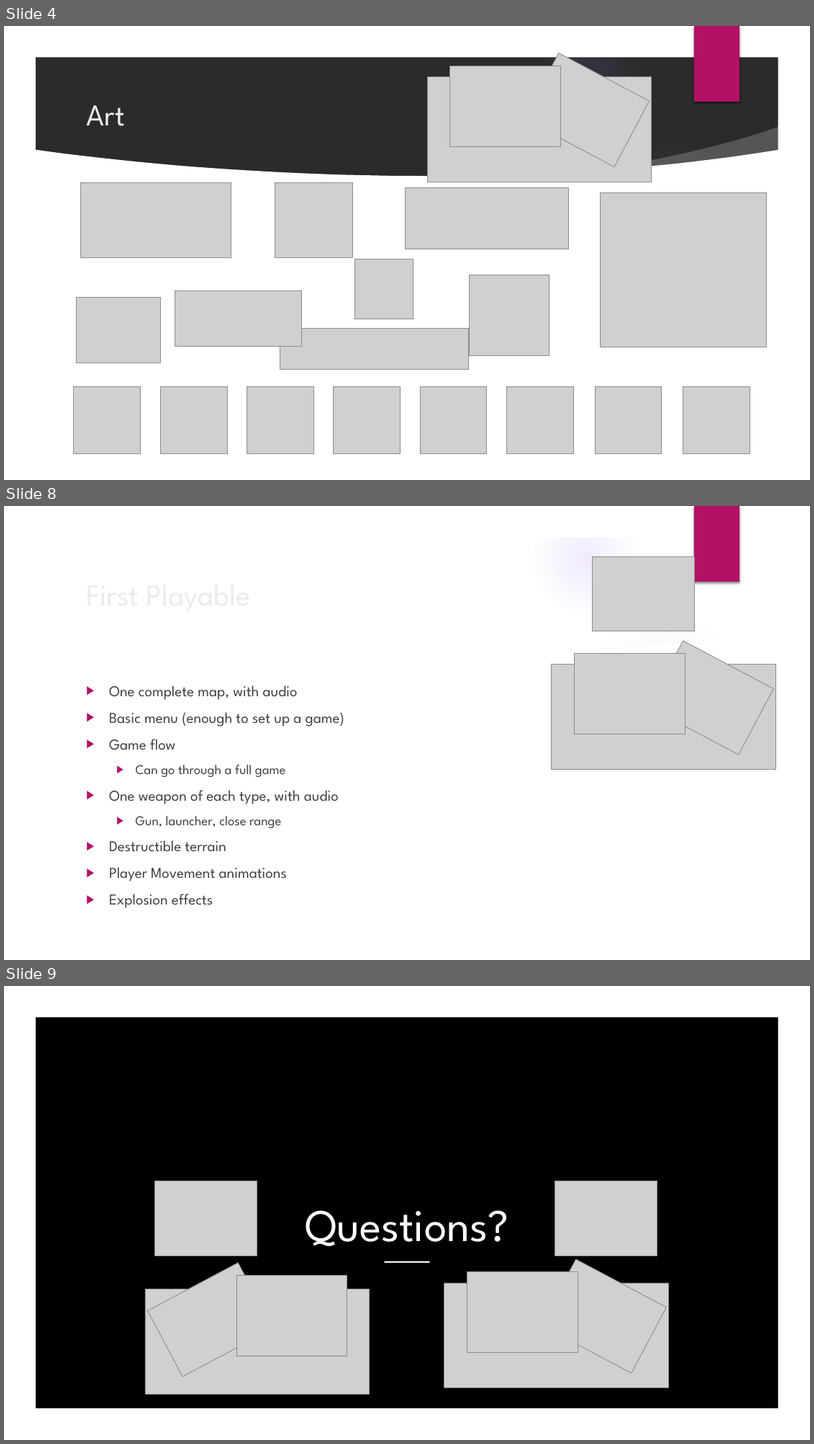
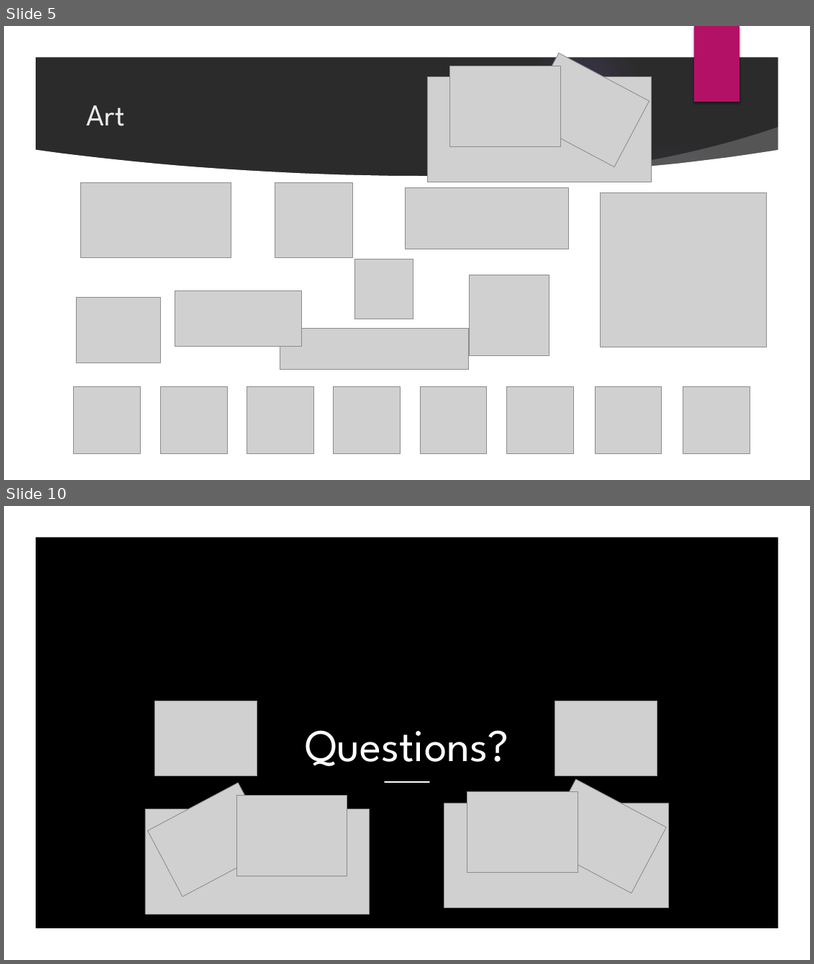
Before and after one commit to trevinofernando/2D-Tactical-Game, a slide deck: Game Proposal.pptx. Shown one above the other, each under a label of ours: slides 4, 8 and 9 before the commit, slides 5 and 10 after it; the slides between them are not shown. The pictures are 814x1444 and 814x964 pixels, drawn with LibreOffice and Linux fonts; fonts in the diff are those of the drawing; grey boxes stand for pictures; background and template pictures are left out; a plain dark background stands for a picture behind light text. Boxes give left, top, right and bottom in pixels: in the first picture for what was removed or moved away, otherwise in the second. Text is boxed around its words. In the diff, an @@ line names an element or a change of style, - is before the commit and + after.

Commit message:
Updates to Game Proposal slides

```diff
--- a/Game Proposal.pptx
+++ b/Game Proposal.pptx
@@ slide 8 removed at (x1=4, y1=506, x2=810, y2=960), background picture (left out); not listed: 9 template elements that a slide beside it also shows @@
@@ title removed at (x1=80, y1=570, x2=660, y2=617) @@
-First Playable
@@ picture removed at (x1=593, y1=557, x2=695, y2=631) @@
@@ picture removed at (x1=574, y1=654, x2=685, y2=734) @@
@@ picture removed at (x1=649, y1=641, x2=774, y2=754) @@
@@ picture removed at (x1=552, y1=664, x2=777, y2=769) @@
@@ text removed at (x1=109, y1=685, x2=345, y2=908) @@
-▶ One complete map, with audio
-▶ Basic menu (enough to set up a game)
-▶ Game flow
-  ▶ Can go through a full game
-▶ One weapon of each type, with audio
-  ▶ Gun, launcher, close range
-▶ Destructible terrain
-▶ Player Movement animations
-▶ Explosion effects
@@ what was slide 4 is now slide 5 @@
@@ what was slide 9 is now slide 10 @@
```
Also in this commit, not shown: 3 slides changed, 3 slides added, 1 other slide removed.
